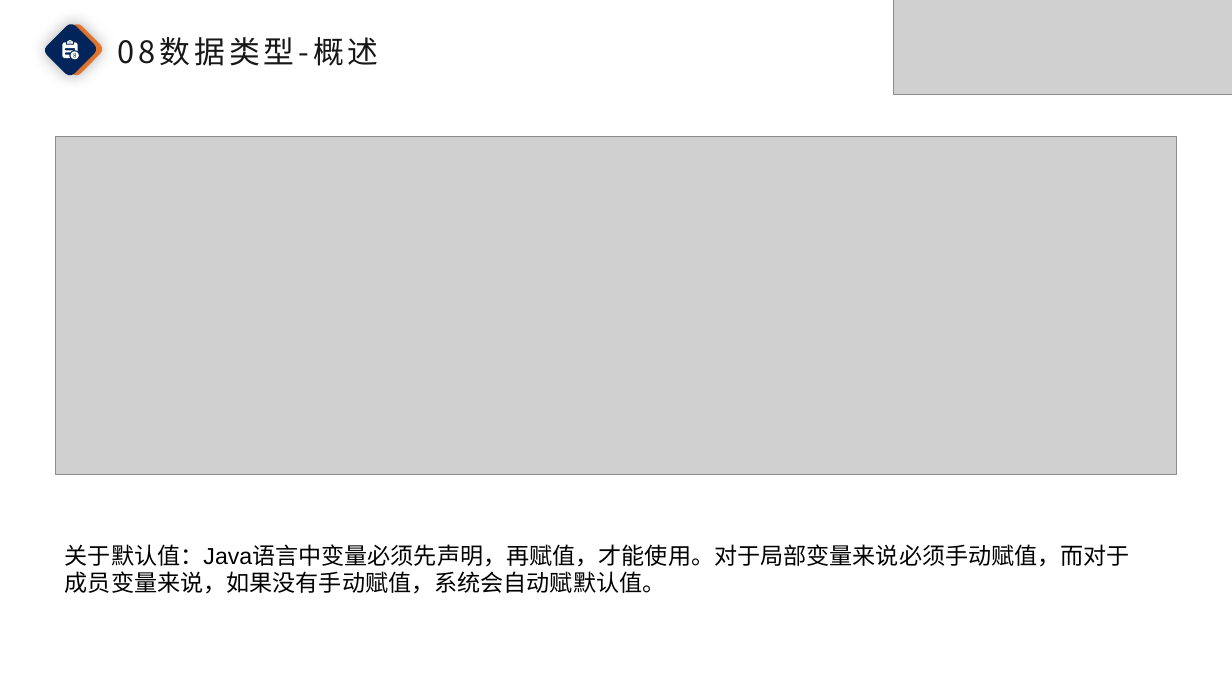
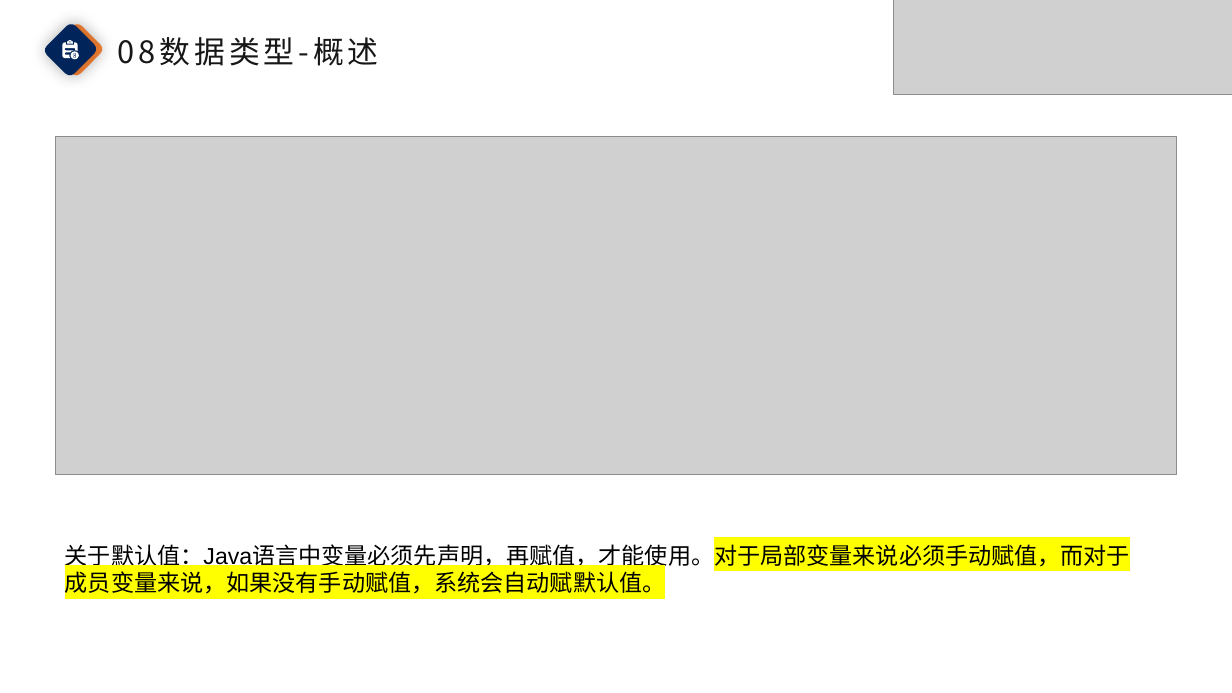
Before and after one commit to Godenglow/MyNotes, a slide deck: slide 24 of AngelByte_Note/00-JavaSE/document/03-第二章 Java基础语法.pptx. Drawn at 1232x693 pixels with LibreOffice and Linux fonts; fonts in the diff are those of the drawing; grey boxes stand for pictures. Boxes give left, top, right and bottom in pixels: in the first picture for what was removed or moved away, otherwise in the second. Text is boxed around its words. In the diff, an @@ line names an element or a change of style, - is before the commit and + after.

```diff
--- a/AngelByte_Note/00-JavaSE/document/03-第二章 Java基础语法.pptx
+++ b/AngelByte_Note/00-JavaSE/document/03-第二章 Java基础语法.pptx
@@ text "关于默认值：Java语言中变量必须先声明，再赋值，才能使用。对于局部变量来说必须手动赋值，而对于成员变量来说，如果没有手 ..." at (x1=65, y1=540, x2=1130, y2=597): highlight none to #FFFF00 in "关于默认值：Java语言中变量必须先声明，再赋值，才能使用。对于局部变量来说必须手动赋值，而对于成员变量来说，如果没有手 ..." @@
```
Also in this commit, not shown: 4 other slides changed, 1 other file.
